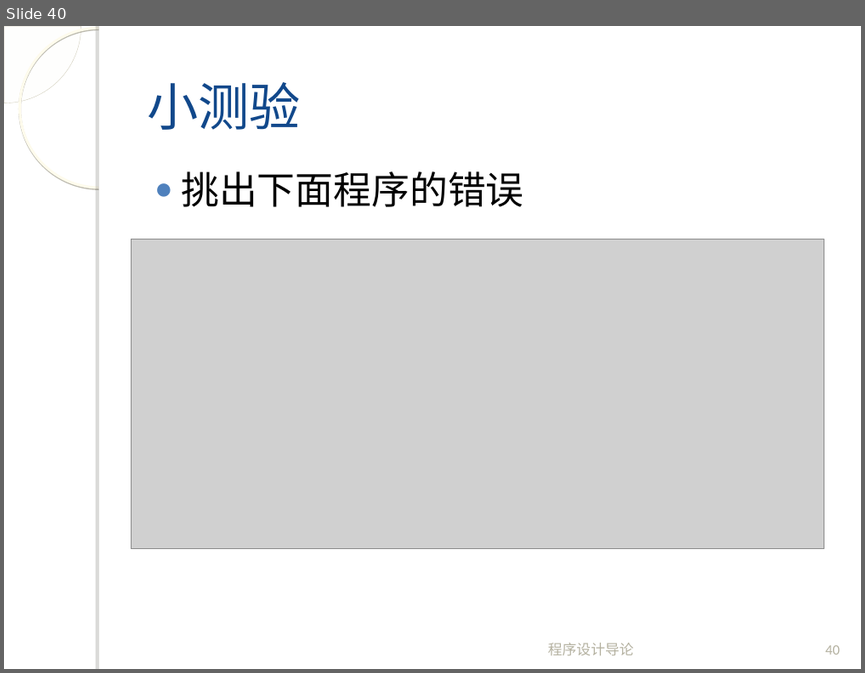
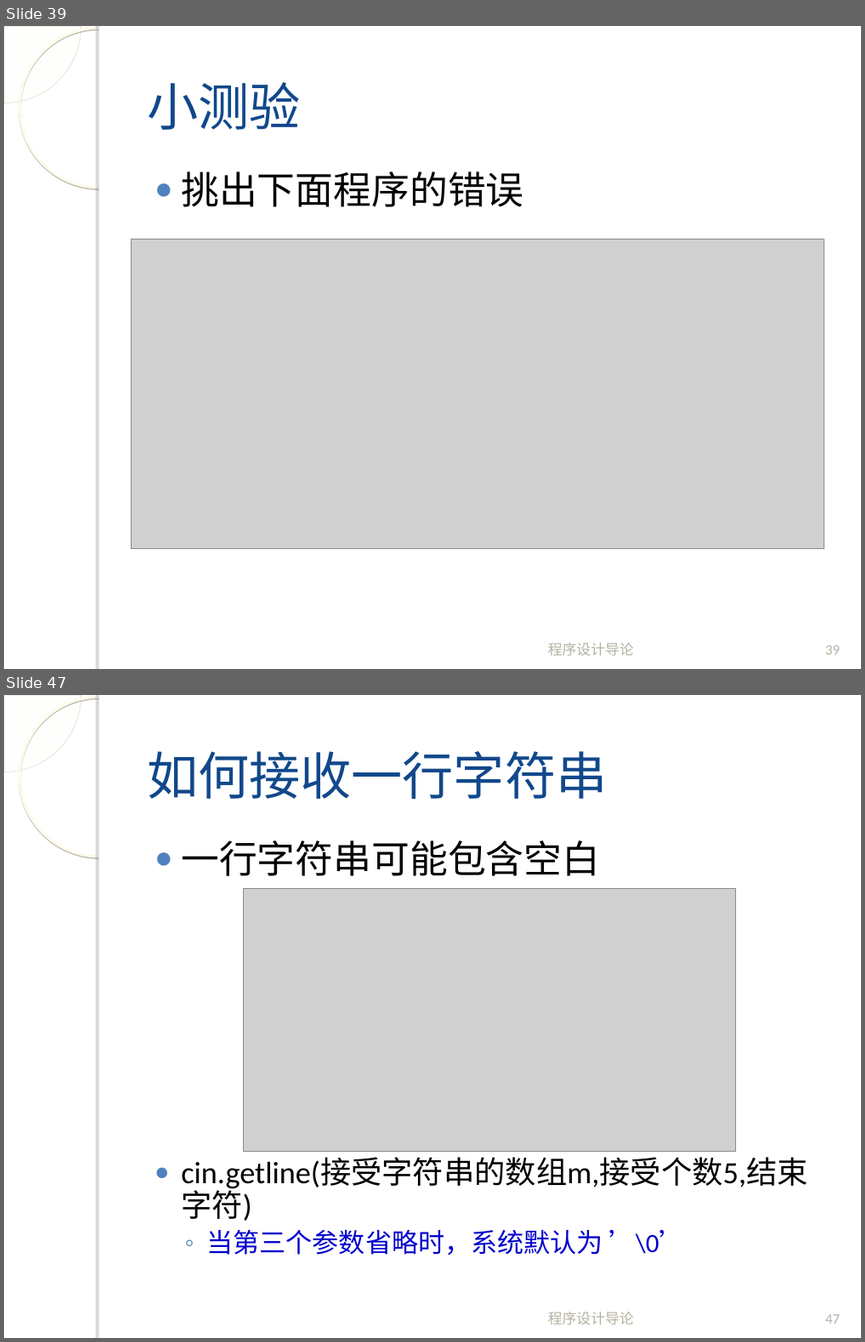
Before and after one commit to fanju1984/introduction-to-programming, a slide deck: introduction-to-programming/slides/2018/03-Data-And-C-1.ppt. Shown one above the other, each under a label of ours: slide 40 before the commit, slides 39 and 47 after it; the slides between them are not shown. The pictures are 865x673 and 865x1342 pixels, drawn with LibreOffice and Linux fonts; fonts in the diff are those of the drawing; grey boxes stand for pictures; background and template pictures are left out. Boxes give left, top, right and bottom in pixels: in the first picture for what was removed or moved away, otherwise in the second. Text is boxed around its words. In the diff, an @@ line names an element or a change of style, - is before the commit and + after.

```diff
--- a/introduction-to-programming/slides/2018/03-Data-And-C-1.ppt
+++ b/introduction-to-programming/slides/2018/03-Data-And-C-1.ppt
@@ slide 47 added at (x1=4, y1=695, x2=861, y2=1338), background picture (left out); not listed: 4 template elements that a slide beside it also shows @@
@@ title added at (x1=147, y1=751, x2=607, y2=799), 43 pt, text #11488B @@
+如何接收一行字符串
@@ text added at (x1=181, y1=840, x2=600, y2=876), 32 pt, text #000000 @@
+● 一行字符串可能包含空白
@@ picture added at (x1=244, y1=888, x2=737, y2=1151) @@
@@ text added at (x1=181, y1=1157, x2=807, y2=1254), 25.9 pt, text #000000 @@
+● cin.getline(接受字符串的数组m,接受个数5,结束字符)
+  ◦ 当第三个参数省略时，系统默认为 ’\0’
@@ text added at (x1=548, y1=1311, x2=634, y2=1324), 12 pt, text #B4B1A0 @@
+程序设计导论
@@ page number added at (x1=825, y1=1314, x2=840, y2=1323), 12 pt, text #B4B1A0 @@
+47
@@ what was slide 40 is now slide 39 @@
@@ page number at (x1=825, y1=645, x2=840, y2=654): text changed @@
-40
+39
```
Also in this commit, not shown: 2 slides changed, 9 other slides added, 11 slides removed, 1 other file.
